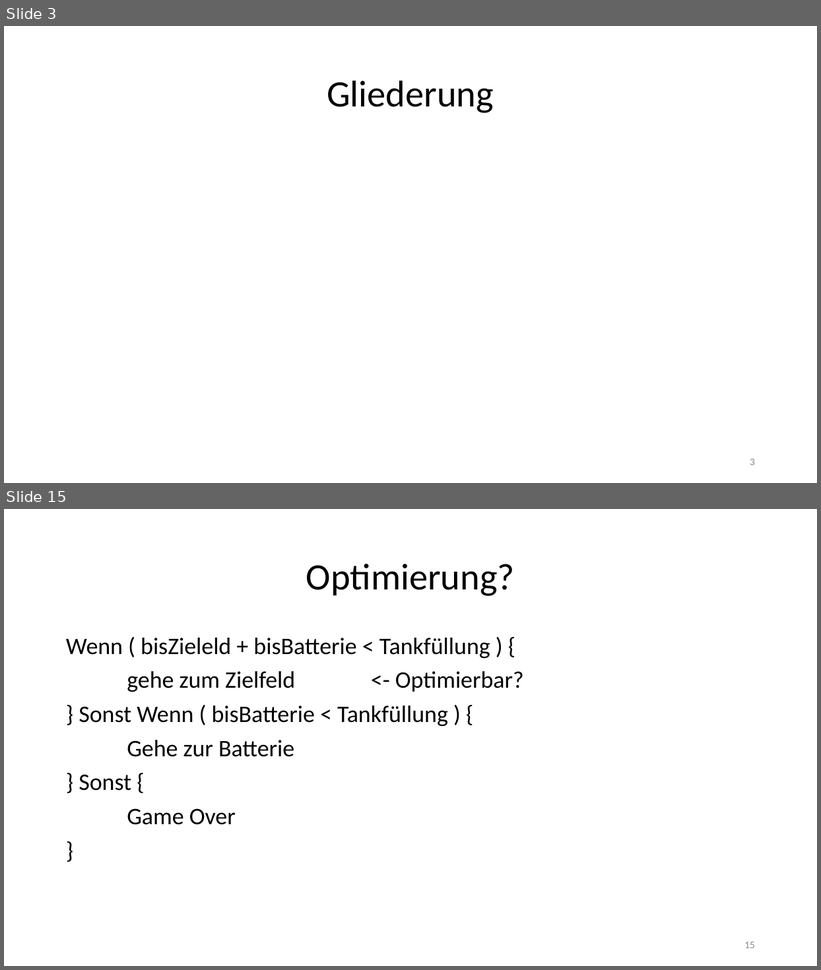
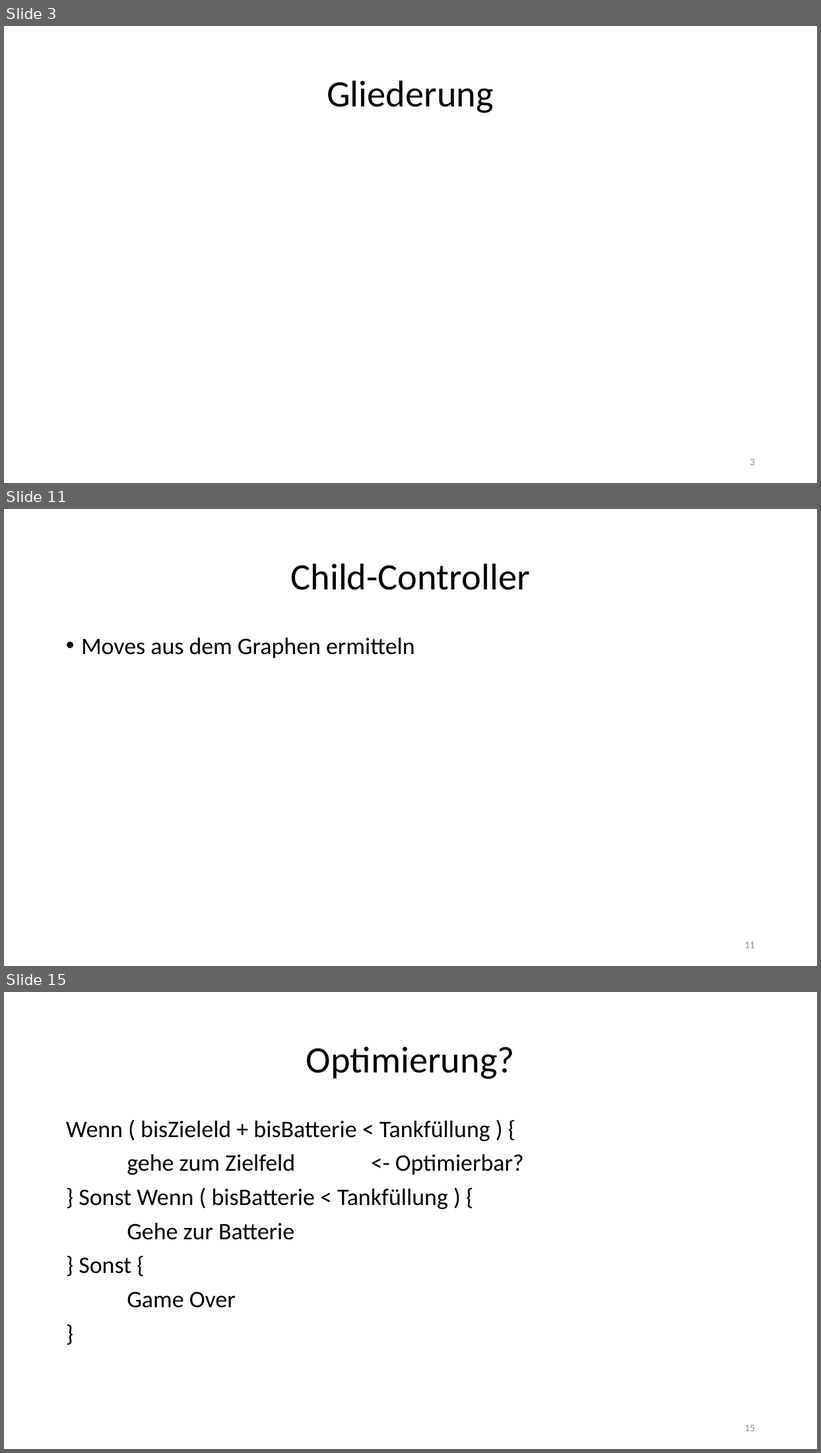
Before and after one commit to jhbruhn/fmes, a slide deck: Dokumentation/Roboter.pptx. Shown one above the other, each under a label of ours: slides 3 and 15 before the commit, slides 3, 11 and 15 after it; the slides between them are not shown. The pictures are 821x970 and 821x1453 pixels, drawn with LibreOffice and Linux fonts; fonts in the diff are those of the drawing. Boxes give left, top, right and bottom in pixels: in the first picture for what was removed or moved away, otherwise in the second. Text is boxed around its words. In the diff, an @@ line names an element or a change of style, - is before the commit and + after.

```diff
--- a/Dokumentation/Roboter.pptx
+++ b/Dokumentation/Roboter.pptx
@@ slide 11 added at bbox=[4, 509, 817, 966], background #FFFFFF @@
@@ title added at bbox=[290, 563, 530, 590], 44 pt, text #000000 @@
+Child-Controller
@@ text added at bbox=[81, 638, 415, 658], 28 pt, text #000000 @@
+• Moves aus dem Graphen ermitteln
@@ page number added at bbox=[745, 942, 755, 949], 12 pt, text #8C8C8C @@
+11
```
Also in this commit, not shown: 5 slides changed, 6 other slides added, 7 slides removed, 9 other files.
